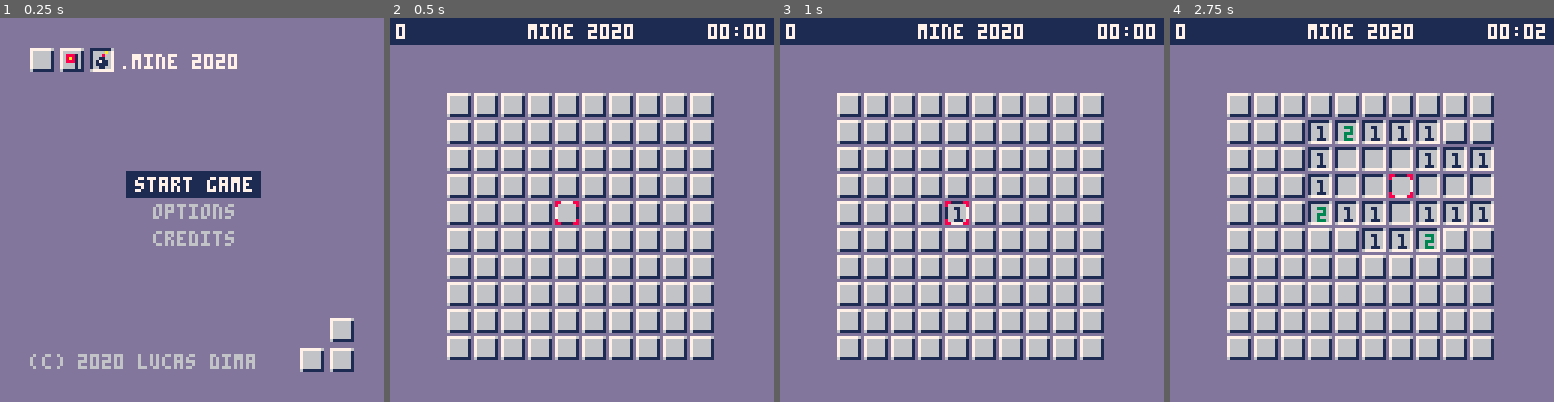
Above: before the commit, frames 1-4 (left to right).
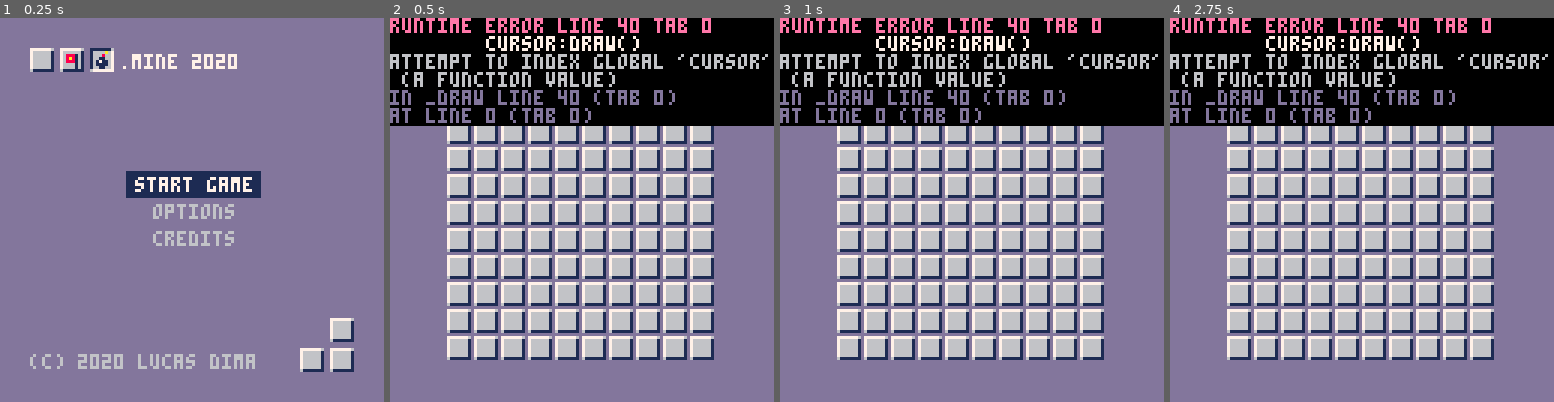
Above: after the commit, the same moments.

Repository: lucdima/mine2020
Game: PICO-8 cartridge mine.p8
The game is run twice, just before and just after one commit, with the same random seed, the same clock (stepped at 60 frames per second) and the same inputs.
Inputs:
- Up to frame 1 (0.25 s): no input
- Up to frame 2 (0.5 s): tap X (X key) at 0.33 s
- Up to frame 3 (1 s): tap O (Z key) at 0.7 s
- Up to frame 4 (2.75 s): tap X (X key) at 1.07, 1.85 s; hold Right 1.6-2.1 s; tap O (Z key) at 1.7, 2.1, 2.5 s; hold Up 2.15-2.42 s; hold Right from 2.47 s (still down)

Frame 1 is identical in both runs. In frame 2, 27% of the frame differs, in the area x 0-100%, y 0-54%; in frame 3, 27%; in frame 4, 33%, in the area x 0-100%, y 0-61%.
Error after the commit: runtime error line 40 tab 0; cursor:draw(); attempt to index global 'cursor' (a function value)

Commit message:
Add game sound options Add red block when hit bomb

Diff:
--- a/mine.p8
+++ b/mine.p8
@@ -6,11 +6,10 @@
     make_game()
     make_intro()
     make_board(size,bombs)
-    make_cursor(board.size/2-1,board.size/2-1)
     make_timer()
     make_hud(timer)
     make_menu()
-    make_options_menu(selected_size_and_bombs)
+    make_options_menu(selected_size_and_bombs,game.sound)
 end
 
 function _update()
@@ -20,7 +19,11 @@
     elseif game.state==1 then
         cursor:action()
         timer:update()
-    elseif game.state==2 or game.state==3 then
+    elseif game.state==2 then
+        if any_key() then
+            _init(board.size,board.total_bombs,options_menu.menu_items[1].selected)
+        end
+    elseif game.state==3 then
         if any_key() then
             _init(board.size,board.total_bombs,options_menu.menu_items[1].selected)
         end
@@ -59,8 +62,8 @@
     game={
         state=0,
         start=0,
-    }
-
+        sound=true,
+    }
 end
 
 function make_intro()
@@ -148,7 +151,7 @@
 end
 
 function make_board_size_and_bombs_menu_item(selected)
-    if selected==nil then selected=3 end
+    if selected==nil then selected=7 end
     local name=''
     local option_display={
         ' 5x5 - 5 bombs ',
@@ -184,6 +187,17 @@
     return board_size_menu_item
 end
 
+function make_sound_menu_item(selected)
+    if selected==nil then selected=1 end
+    local name='sound'
+    local option_display={' on', ' off'}
+    local option_values={true,false}
+    local selected=selected
+    local properties={}
+
+    return make_option_menu_items(name,option_display,option_values,selected,properties)
+end
+
 function make_return_menu_item()
     local name='return'
     local option_display={''}
@@ -211,9 +225,11 @@
     return item
 end
 
-function make_options_menu(selected_size_and_bombs)
-    if selected_size_and_bombs==nil then selected_size_and_bombs=2 end
+function make_options_menu(selected_size_and_bombs,sound)
     local board_size_menu_item=make_board_size_and_bombs_menu_item(selected_size_and_bombs)
+    local selected_sound=1
+    if sound==false then selected_sound=2 end
+    local sound_menu_item=make_sound_menu_item(selected_sound)
     local return_menu_item=make_return_menu_item()
 
     options_menu={
@@ -222,11 +238,12 @@
         bg_color_selected=1,
         font_color_selected=7,
         selected=1,
-        exit_option=2,
+        exit_option=3,
         vertical_margin=2, -- this is in pixels
         horizontal_margin=3, -- this is in pixels
         menu_items={
             board_size_menu_item,
+            sound_menu_item,
             return_menu_item,
         },
         full_width=0,
@@ -278,7 +295,10 @@
             if (btnp(3) and self.selected<#self.menu_items) self.selected+=1
             if (btnp(4) or btnp(5)) and self.selected == self.exit_option then
                 cls(13)
+                game.sound=self.menu_items[2].option_values[self.menu_items[2].selected]
                 make_board(self.menu_items[1].option_values[self.menu_items[1].selected].size,self.menu_items[1].option_values[self.menu_items[1].selected].bombs)
+                make_cursor(flr(board.size/2),flr(board.size/2))
+
                 game.state=0
             end
         end,
@@ -298,7 +318,7 @@
         end,
         action=function(self)
             if (btnp(0) and self.x>0) then
-                sfx(0)
+                if game.sound then sfx(0) end
                 self.x-=1
             end
             if (btnp(1) and self.x<board.size-1) self.x+=1
@@ -337,9 +357,10 @@
                 board:uncover_all()
                 game.state=2
                 board:draw()
+                spr(6,cursor.x * 9 + board.offset_x, cursor.y * 9 + board.offset_y)
                 cursor:draw()
                 hud:draw()
-                wait(15)
+                wait(5)
                 return
             end
             uncover_recursive(tile,board)
@@ -614,6 +635,7 @@
 end
 
 function debug(m)
+    rectfill(4,110,110,128,0)
     print(m,5,117,5)
 end
 
@@ -695,144 +717,144 @@
 
 function wait(a) for i = 1,a do flip() end end
 __gfx__
-00000000880000887777777600000000111111161111111600000000000000000000000000000000000000000000000000000000000000000000000000000000
-000000008000000876666661000000001666666716666a6700000000000000000000000000000000000000000000000000000000000000000000000000000000
-00700700000000007666666100888100166666671666866700000000000000000000000000000000000000000000000000000000000000000000000000000000
-000770000000000076666661008a8100166666671661166700000000000000000000000000000000000000000000000000000000000000000000000000000000
-00077000000000007666666100888100166666671617116700000000000000000000000000000000000000000000000000000000000000000000000000000000
-00700700000000007666666100000100166666671611116700000000000000000000000000000000000000000000000000000000000000000000000000000000
-00000000800000087666666100000100166666671661166700000000000000000000000000000000000000000000000000000000000000000000000000000000
-00000000880000886111111100000000677777776777777700000000000000000000000000000000000000000000000000000000000000000000000000000000
-…(133 lines of a section not shown)…
+00000000880000887777777600000000111111161111111611111116000000000000000000000000000000000000000000000000000000000000000000000000
+000000008000000876666661000000001666666716666a671a8889a7000000000000000000000000000000000000000000000000000000000000000000000000
+00700700000000007666666100888100166666671666866718a89a87000000000000000000000000000000000000000000000000000000000000000000000000
+000770000000000076666661008a8100166666671661166718911987000000000000000000000000000000000000000000000000000000000000000000000000
+00077000000000007666666100888100166666671617116719171187000000000000000000000000000000000000000000000000000000000000000000000000
+00700700000000007666666100000100166666671611116718111987000000000000000000000000000000000000000000000000000000000000000000000000
+0000000080000008766666610000010016666667166116671a9199a7000000000000000000000000000000000000000000000000000000000000000000000000
+00000000880000886111111100000000677777776777777767777777000000000000000000000000000000000000000000000000000000000000000000000000
+…(133 lines of a section not shown)…
